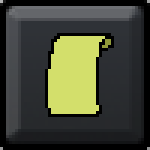
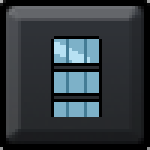
Two versions of the same layered image (150x150). Layer-by-layer changes:
added layer "Layer 1" in group "Group 1" over [51, 36, 102, 117]
renamed "Layer 2" to "paper", hid it over [45, 33, 114, 117]
